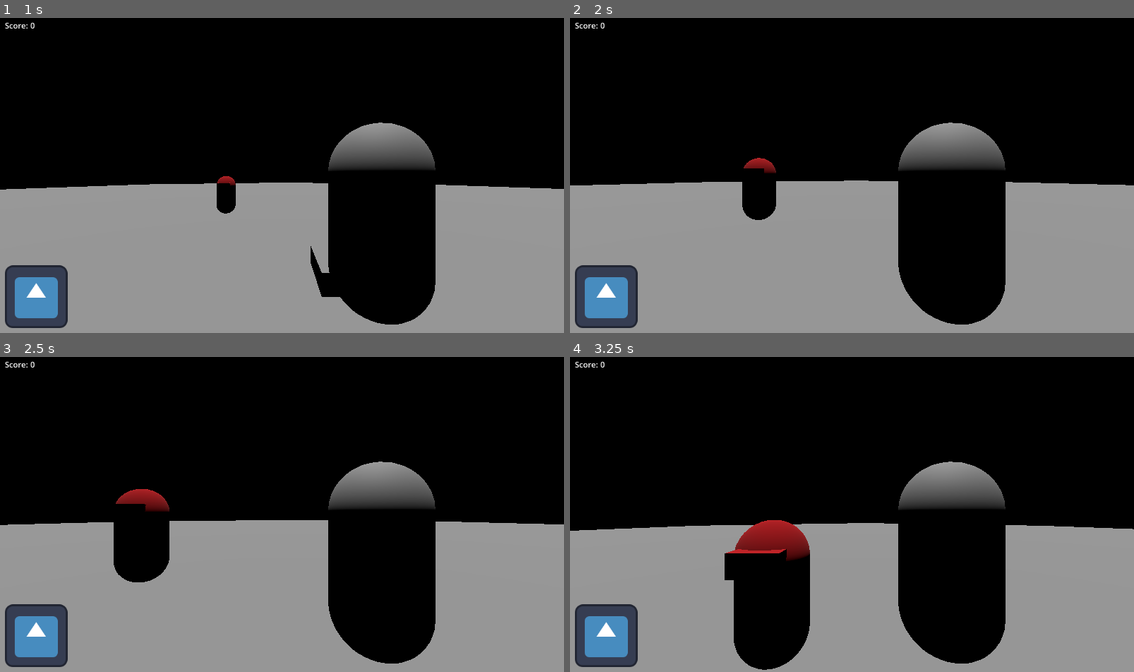
Above: before the commit, frames 1-4 (two rows, left to right).
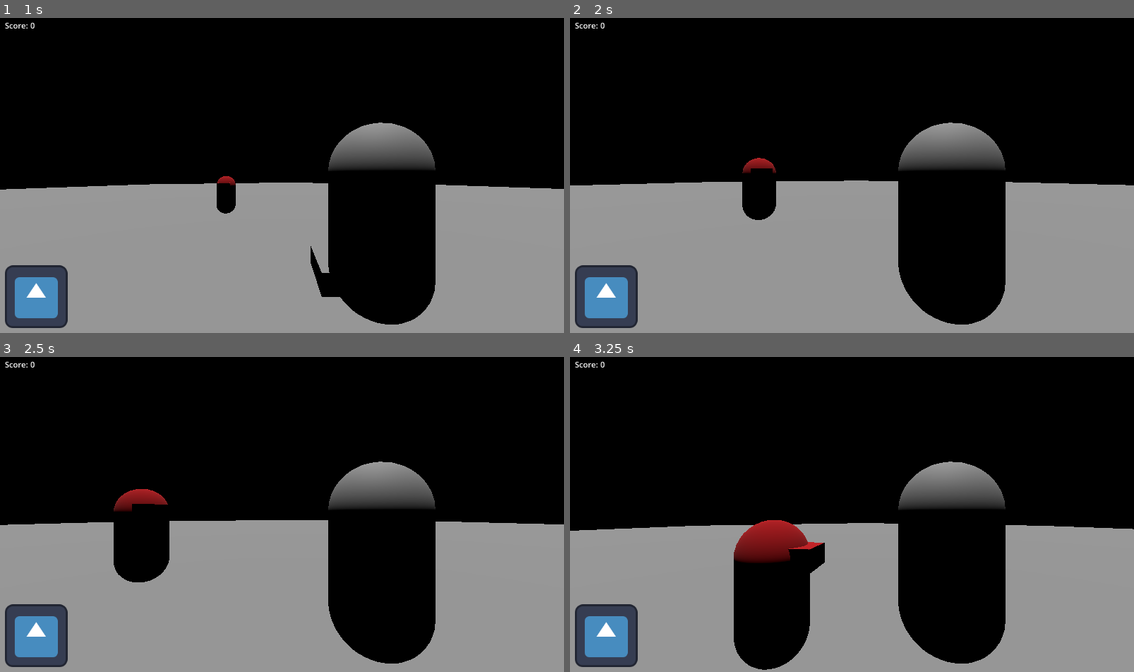
Above: after the commit, the same moments.

Repository: Sprotex/ludum-dare-54
Game: Godot game, scene res://level.tscn
Two runs of this game, one before a commit and one after it. Both use one fixed random seed, a clock stepped at 60 frames per second and the inputs below. The engine's default icon, where the game draws it, is replaced by a stand-in: a white triangle on a blue panel in a dark square.
Inputs (mouse positions are in pixels of both pictures, inside the frame that each line leads up to):
- Up to frame 1 (1 s): tap Enter at 0.5 s; move the mouse to (276, 178) at 0.52 s; hold W (move_forward) from 0.53 s (still down); tap Space (jump) at 0.77 s
- Up to frame 2 (2 s): keep holding W (move_forward); move the mouse to (891, 178) at 1.27 s; tap Space (jump) at 1.52 s
- Up to frame 3 (2.5 s): keep holding W (move_forward); move the mouse to (236, 508) at 2.02 s
- Up to frame 4 (3.25 s): move the mouse to (857, 514) at 2.77 s; release W (move_forward) at 2.78 s; hold A (move_left) from 2.78 s (still down); tap Space (jump) at 3.02 s

Frame 1 is identical in both runs. In frame 2, less than 0.1% of the frame differs, in the area x 30-37%, y 46-61%; in frame 3, 0.2%; in frame 4, 0.9%, in the area x 27-46%, y 56-100%.
Error before the commit: Parse Error: Identifier "ObjectRegistration" not declared in the current scope. (res://character/enemy/enemy_inputs.gd:10)

Commit message:
add aim to player state
refactor player mouse movement constant elsewhere
refactor ai states

Diff:
--- a/autoload/inputs/mouse_input.gd
+++ b/autoload/inputs/mouse_input.gd
@@ -4,7 +4,7 @@
 func _handle_movement(event: InputEvent) -> void:
   if not event is InputEventMouseMotion:
     return
-  GameInputs.rotation += event.relative
+  GameInputs.rotation += event.relative * Constants.PIXEL_TO_DEGREE_RATIO
 
 
 func _handle_buttons(event: InputEvent) -> void:
--- a/autoload/message_bus/message_bus.gd
+++ b/autoload/message_bus/message_bus.gd
@@ -5,3 +5,6 @@
 signal on_scene_reloaded
 signal on_score_changed(score)
 signal on_player_shot(reload_time)
+
+signal on_player_object_requested
+signal on_player_object_broadcast(player)
--- a/character/character_movement.gd
+++ b/character/character_movement.gd
@@ -26,7 +26,7 @@
 
 
 func rotate(_delta: float) -> void:
-  var rotation = inputs.rotation * rotation_speed * Constants.PIXEL_TO_DEGREE_RATIO
+  var rotation = inputs.rotation * rotation_speed
   character_body.rotate_y(deg_to_rad(-rotation.x))
 
 
--- a/character/enemy/ai_state.gd
+++ b/character/enemy/ai_state.gd
@@ -5,9 +5,38 @@
 signal on_ai_state_enabled
 signal on_ai_state_disabled
 
+signal on_turn_completed
+signal on_move_completed
+signal on_wait_timeout
+
+
+func wait_for(wait_time: float) -> void:
+  await get_tree().create_timer(wait_time).timeout
+  on_wait_timeout.emit()
+
+
+func turn(inputs: EnemyInputs, character_movement: CharacterMovement, rotation: float) -> void:
+  var rotation_time = abs(rotation) / character_movement.rotation_speed
+  inputs.rotation = Vector2.RIGHT * sign(rotation)
+  print(rotation_time)
+  wait_for(rotation_time)
+  await on_wait_timeout
+  inputs.rotation = Vector2.ZERO
+  on_turn_completed.emit()
+
+
+func move(inputs: EnemyInputs, character_movement: CharacterMovement, distance: float) -> void:
+  var move_distance = distance / character_movement.movement_speed
+  var move_time = move_distance / character_movement.movement_speed
+  inputs.movement = Vector3.FORWARD
+  wait_for(move_time)
+  await on_wait_timeout
+  inputs.movement = Vector3.ZERO
+  on_move_completed.emit()
+
 
 @export var next_state: AIState
-@export var enabled = true:
+@export var enabled = false:
   set(value):
     if enabled == value:
       return
@@ -20,16 +49,17 @@
 
 
 
-func wait_for(wait_time: float) -> SceneTreeTimer:
-  return get_tree().create_timer(wait_time)
-
-
 func _ready():
   set_process(enabled)
   on_ai_state_enabled.connect(_handle_ai_state_enabled)
   on_ai_state_disabled.connect(_handle_ai_state_disabled)
   if enabled:
     on_ai_state_enabled.emit()
+  _ai_state_ready()
+
+
+func _ai_state_ready():
+  pass
 
 
 func _handle_ai_state_enabled() -> void:
--- /dev/null
+++ b/character/enemy/aim_at_player_state.gd
@@ -0,0 +1,22 @@
+extends AIState
+
+@export var inputs: CharacterInputs
+@export var character_movement: CharacterMovement
+@export var character_body: Character
+
+var player: Character
+
+
+func _ai_state_ready():
+  MessageBus.on_player_object_broadcast.connect(func(player_object): player = player_object)
+
+
+func _handle_ai_state_enabled() -> void:
+  if not player:
+    MessageBus.on_player_object_requested.emit()
+  var forward = -character_body.basis.z
+  var direction_to_player = (player.global_transform.origin - character_body.global_transform.origin).normalized()
+  var to_player_angle = direction_to_player.signed_angle_to(forward, Vector3.UP)
+  turn(inputs, character_movement, to_player_angle)
+  await on_turn_completed
+  enabled = false
--- a/character/enemy/enemy.tscn
+++ b/character/enemy/enemy.tscn
@@ -6,6 +6,7 @@
 [ext_resource type="Script" path="res://character/enemy/enemy_inputs.gd" id="4_itv3x"]
 [ext_resource type="Script" path="res://character/enemy/wait_state.gd" id="5_fbvcl"]
 [ext_resource type="Script" path="res://character/enemy/random_move_state.gd" id="6_3rkmt"]
+[ext_resource type="Script" path="res://character/enemy/aim_at_player_state.gd" id="7_ia5cy"]
 
 [node name="Enemy" instance=ExtResource("1_vcct7")]
 type = 2
@@ -24,16 +25,25 @@
 script = ExtResource("2_1pujd")
 character_body = NodePath("../..")
 inputs = NodePath("../EnemyInputs")
+rotation_speed = 10.0
 
 [node name="EnemyInputs" type="Node" parent="Control" index="1"]
 script = ExtResource("4_itv3x")
 
 [node name="WaitState" type="Node" parent="Control/EnemyInputs" index="0" node_paths=PackedStringArray("next_state")]
 script = ExtResource("5_fbvcl")
-next_state = NodePath("../RandomMove")
+next_state = NodePath("../AimAtPlayerState")
+enabled = true
 
-[node name="RandomMove" type="Node" parent="Control/EnemyInputs" index="1" node_paths=PackedStringArray("character_movement", "inputs", "next_state")]
+[node name="RandomMoveState" type="Node" parent="Control/EnemyInputs" index="1" node_paths=PackedStringArray("character_movement", "inputs", "next_state")]
 script = ExtResource("6_3rkmt")
 character_movement = NodePath("../../CharacterMovement")
 inputs = NodePath("..")
 next_state = NodePath("../WaitState")
+
+[node name="AimAtPlayerState" type="Node" parent="Control/EnemyInputs" index="2" node_paths=PackedStringArray("inputs", "character_movement", "character_body", "next_state")]
+script = ExtResource("7_ia5cy")
+inputs = NodePath("..")
+character_movement = NodePath("../../CharacterMovement")
+character_body = NodePath("../../..")
+next_state = NodePath("../WaitState")
--- a/character/enemy/enemy_inputs.gd
+++ b/character/enemy/enemy_inputs.gd
@@ -1,20 +1,3 @@
 extends CharacterInputs
 
 class_name EnemyInputs
-
-
-var player: Character
-
-
-func _set_player_reference() -> void:
-  if Enums.CharacterType.PLAYER in ObjectRegistration.objects:
-    player = ObjectRegistration.objects[Enums.CharacterType.PLAYER]
-
-
-func _ready():
-  set_process(false)
-  print(name)
-
-
-func _process(delta):
-  pass
--- a/character/enemy/random_move_state.gd
+++ b/character/enemy/random_move_state.gd
@@ -6,31 +6,9 @@
 var max_walk_distance = 10.0
 
 
-signal on_turn_completed
-signal on_move_completed
-
-
-func _turn() -> void:
-  var final_rotation = 1.0
-  var rotation_time = final_rotation / character_movement.rotation_speed
-  inputs.rotation = Vector2.RIGHT * final_rotation
-  await wait_for(rotation_time).timeout
-  inputs.rotation = Vector2.ZERO
-  on_turn_completed.emit()
-
-
-func _move() -> void:
-  var move_distance = max_walk_distance / character_movement.movement_speed
-  var move_time = move_distance / character_movement.movement_speed
-  inputs.movement = Vector3.FORWARD
-  await wait_for(move_time).timeout
-  inputs.movement = Vector3.ZERO
-  on_move_completed.emit()
-
-
 func _handle_ai_state_enabled() -> void:
-  _turn()
+  turn(inputs, character_movement, TAU)
   await on_turn_completed
-  _move()
+  move(inputs, character_movement, max_walk_distance)
   await on_move_completed
   enabled = false
--- a/character/enemy/wait_state.gd
+++ b/character/enemy/wait_state.gd
@@ -6,5 +6,6 @@
 
 
 func _handle_ai_state_enabled() -> void:
-  await wait_for(wait_time).timeout
+  wait_for(wait_time)
+  await on_wait_timeout
   enabled = false
--- a/character/player/player.tscn
+++ b/character/player/player.tscn
@@ -1,9 +1,10 @@
-[gd_scene load_steps=5 format=3 uid="uid://d3kkn2idgjotw"]
+[gd_scene load_steps=6 format=3 uid="uid://d3kkn2idgjotw"]
 
 [ext_resource type="Script" path="res://character/player/player_movement.gd" id="1_asweq"]
 [ext_resource type="PackedScene" uid="uid://d222y8cfa7ept" path="res://character/character.tscn" id="1_t25yq"]
 [ext_resource type="Script" path="res://character/player/player_inputs.gd" id="2_p7gc2"]
 [ext_resource type="Script" path="res://character/player/camera_rig.gd" id="3_le5wo"]
+[ext_resource type="Script" path="res://character/player/player_broadcaster.gd" id="5_s5e6c"]
 
 [node name="Player" instance=ExtResource("1_t25yq")]
 type = 1
@@ -26,3 +27,7 @@
 
 [node name="Camera3D" type="Camera3D" parent="CameraRig" index="0"]
 transform = Transform3D(1, 0, 0, 0, 1, 0, 0, 0, 1, 0, 1.46911, 2.18216)
+
+[node name="PlayerBroadcaster" type="Node" parent="." index="7" node_paths=PackedStringArray("player")]
+script = ExtResource("5_s5e6c")
+player = NodePath("..")
--- /dev/null
+++ b/character/player/player_broadcaster.gd
@@ -0,0 +1,9 @@
+extends Node
+
+class_name PlayerBroadcaster
+
+@export var player: Character
+
+
+func _ready() -> void:
+  MessageBus.on_player_object_requested.connect(func(): MessageBus.on_player_object_broadcast.emit(player))
Not shown: 1 places in character/enemy/enemy.tscn that only renumber resources
